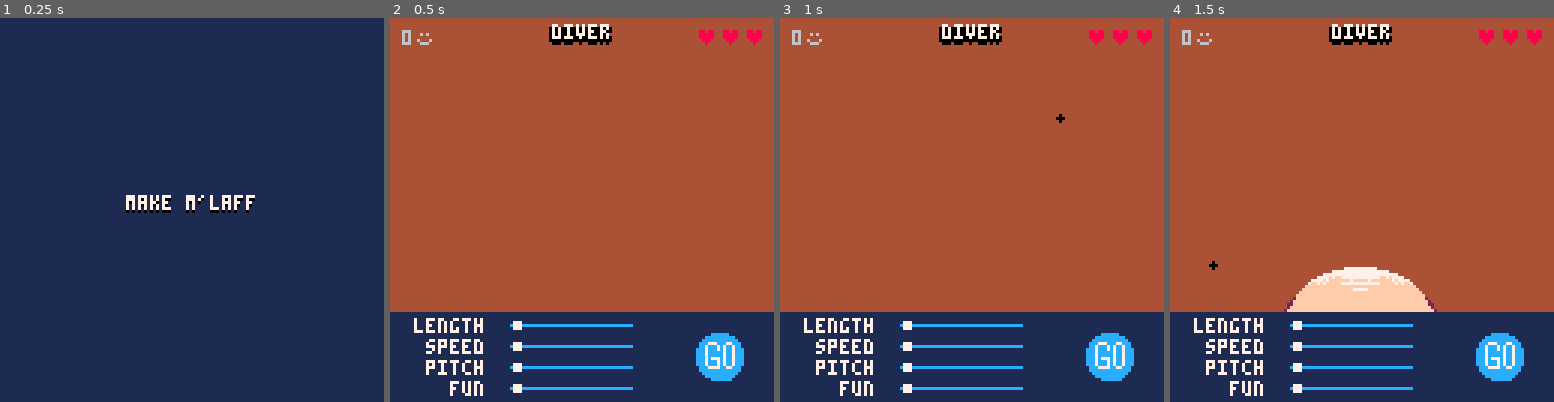
Above: before the commit, frames 1-4 (left to right).
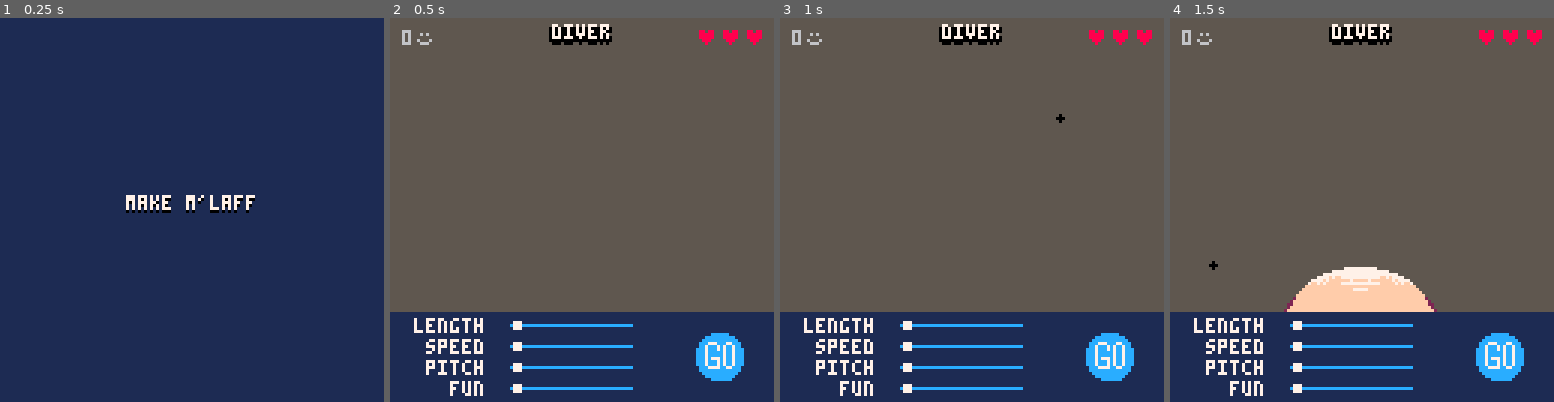
Above: after the commit, the same moments.

Repository: Alfie-Edwards/game-boys
Game: PICO-8 cartridge game.p8
Same seed, same stepped clock (60 frames per second), same inputs: the game is played once before the commit and once after it.
Inputs (mouse positions are in pixels of both pictures, inside the frame that each line leads up to):
- Up to frame 1 (0.25 s): no input
- Up to frame 2 (0.5 s): tap X (X key) at 0.33 s
- Up to frame 3 (1 s): click (1060, 121) at 0.67 s; tap O (Z key) at 0.7 s
- Up to frame 4 (1.5 s): tap X (X key) at 1.07 s; click (1216, 267) at 1.22 s

Frame 1 is identical in both runs. In frame 2, 75% of the frame differs, in the area x 0-100%, y 0-77%; in frame 3, 75%; in frame 4, 72%.

Commit message:
bg drawing framework

Diff:
--- a/game.p8
+++ b/game.p8
@@ -42,6 +42,9 @@
 max_line_len = 28
 max_lines = 4
 
+-- fixed palette ---------------
+-- pal({[0]=7, 0, -14, -12, -10, -1, 4, 5, 6, 15, 14, -8}, 1)
+
 function _init()
 	pal_light_red()
 	update_mouse()
@@ -307,7 +310,7 @@
 end
 
 function _draw()
-	cls(4)
+    draw_bg()
 
     if not started then
         draw_start_screen()
@@ -399,6 +402,10 @@
     -- Cursor
     color(0)
     circfill(mouse.x, mouse.y, 1)
+end
+
+function draw_bg()
+	cls(5)
 end
 
 function slider_handle_pos(slider, value)
